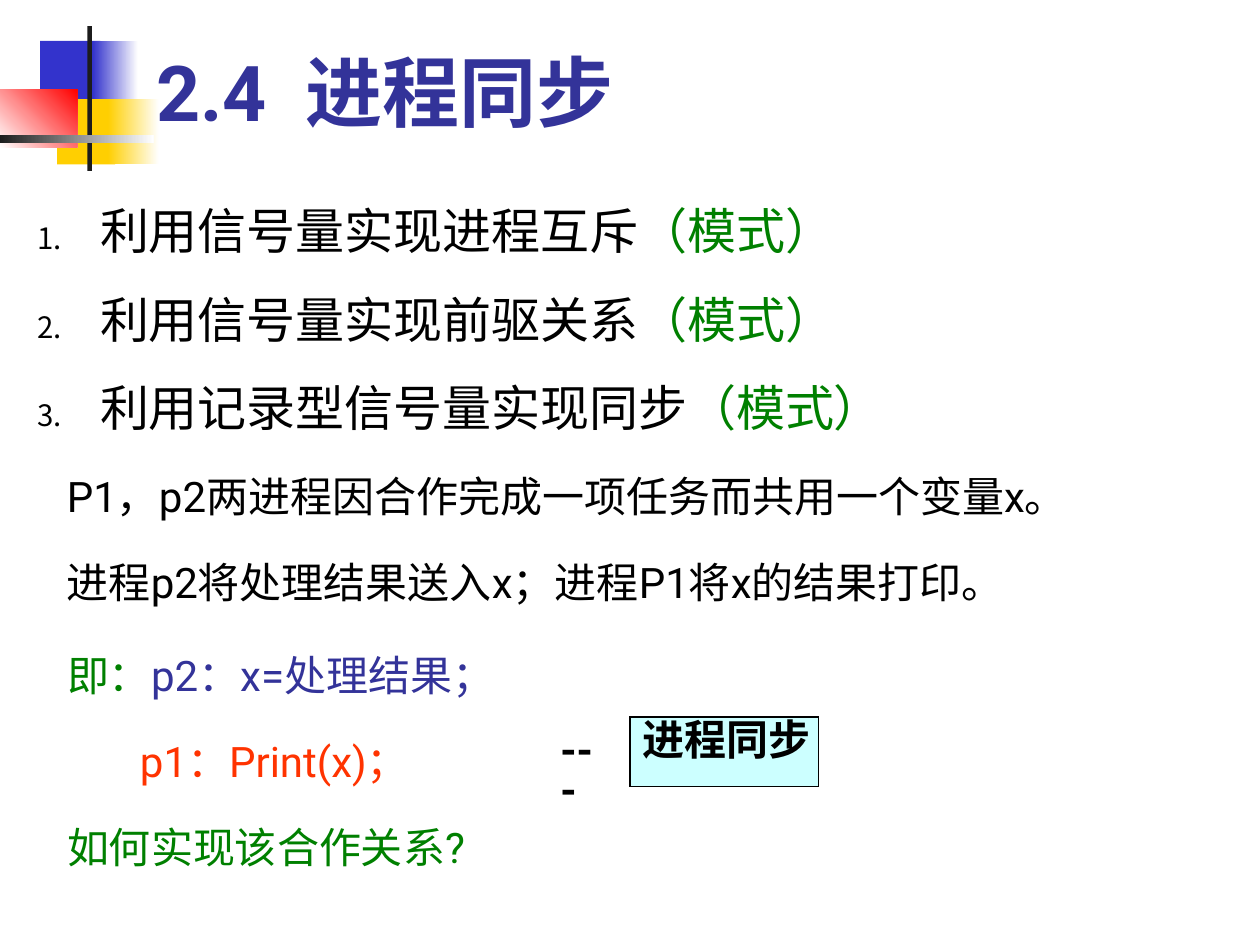
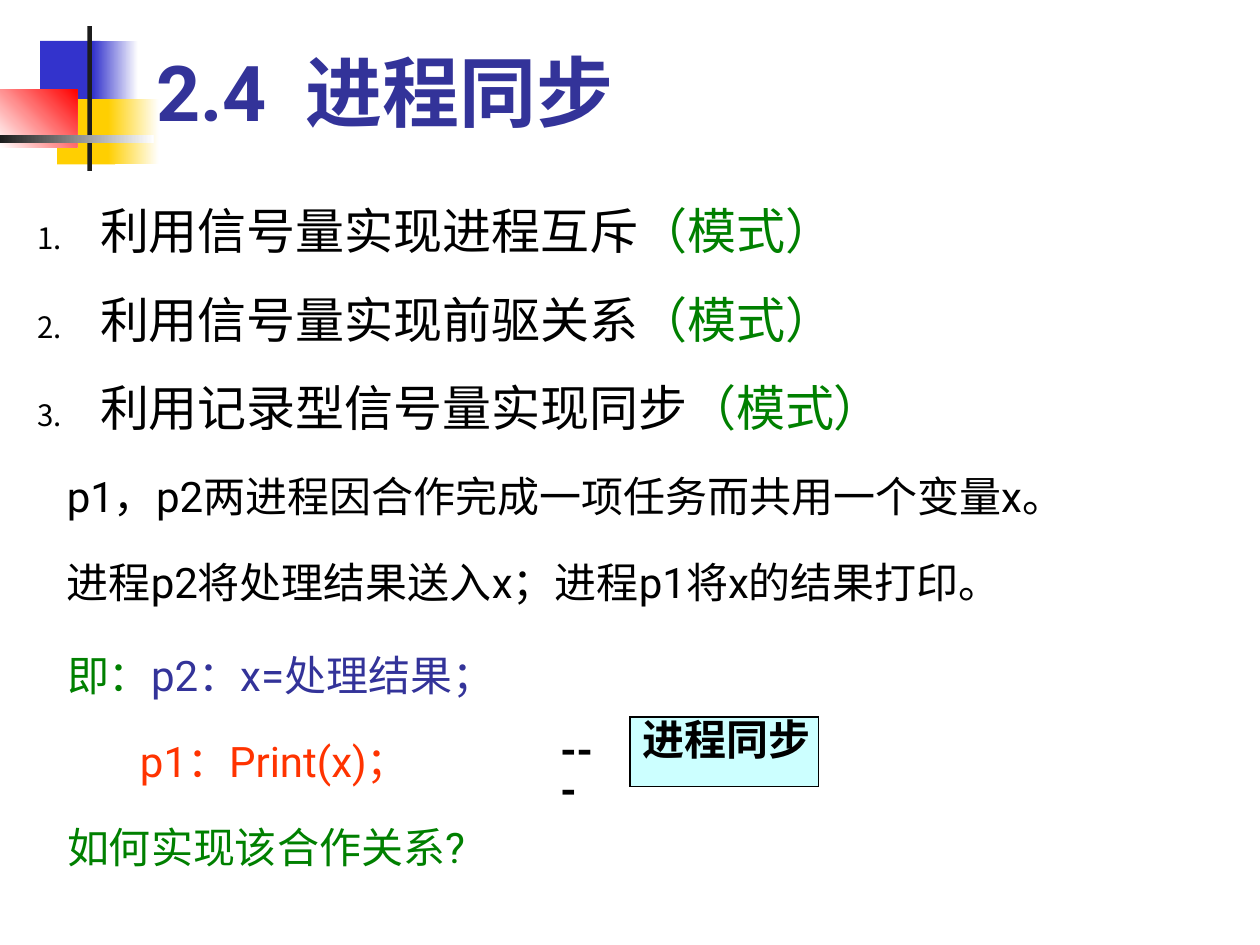
Before and after one commit to edu2act/course-OS, a slide deck: slide 81 of materials/slides/OS_Chap 2.ppt. Drawn at 1260x945 pixels with LibreOffice and Linux fonts; fonts in the diff are those of the drawing. Boxes give left, top, right and bottom in pixels: in the first picture for what was removed or moved away, otherwise in the second. Text is boxed around its words. In the diff, an @@ line names an element or a change of style, - is before the commit and + after.

```diff
--- a/materials/slides/OS_Chap 2.ppt
+++ b/materials/slides/OS_Chap 2.ppt
@@ text at (67, 476, 1064, 607): text changed @@
-P1，p2两进程因合作完成一项任务而共用一个变量x。
-进程p2将处理结果送入x；进程P1将x的结果打印。
+p1，p2两进程因合作完成一项任务而共用一个变量x。
+进程p2将处理结果送入x；进程p1将x的结果打印。
```
Also in this commit, not shown: 12 other slides changed, 13 other files.
